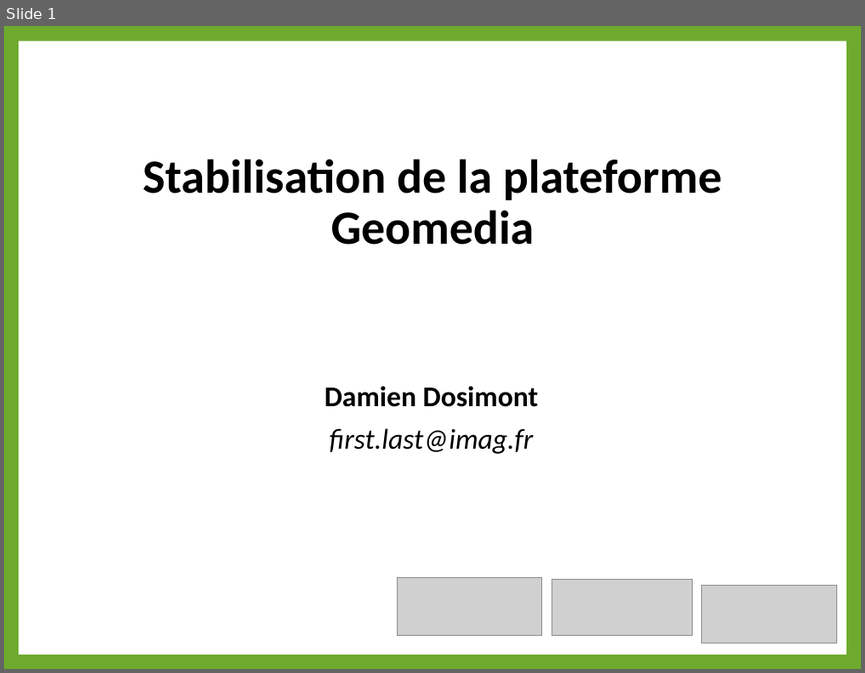
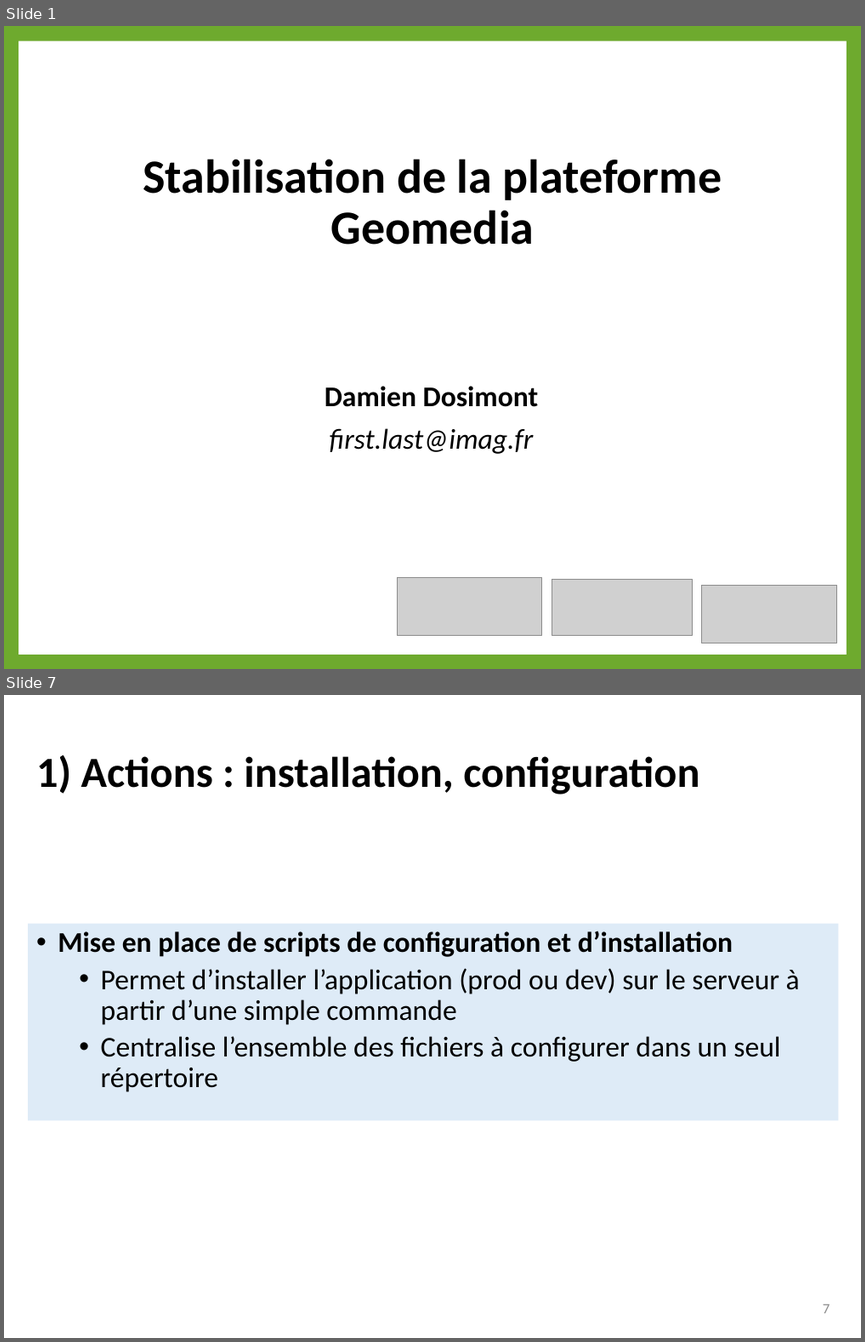
Before and after one commit to dosi-slides/2015_10_geomedia, a slide deck: slides.pptx. Shown one above the other, each under a label of ours: slide 1 before the commit, slides 1 and 7 after it; the slides between them are not shown. The pictures are 865x673 and 865x1342 pixels, drawn with LibreOffice and Linux fonts; fonts in the diff are those of the drawing; grey boxes stand for pictures; background and template pictures are left out. Boxes give left, top, right and bottom in pixels: in the first picture for what was removed or moved away, otherwise in the second. Text is boxed around its words. In the diff, an @@ line names an element or a change of style, - is before the commit and + after.

```diff
--- a/slides.pptx
+++ b/slides.pptx
@@ slide 7 added at bbox=[4, 695, 861, 1338], background #FFFFFF @@
@@ title added at bbox=[36, 755, 699, 794], 36 pt, text #000000, bold @@
+1) Actions : installation, configuration
@@ text added at bbox=[28, 924, 839, 1121], fill #DEEBF7, 24 pt, text #000000 @@
+• Mise en place de scripts de configuration et d’installation
+  • Permet d’installer l’application (prod ou dev) sur le serveur à partir d’une simple commande
+  • Centralise l’ensemble des fichiers à configurer dans un seul répertoire
@@ page number added at bbox=[823, 1304, 829, 1313], 12 pt, text #8C8C8C @@
+7
```
Also in this commit, not shown: 6 other slides added, 1 slide removed.
